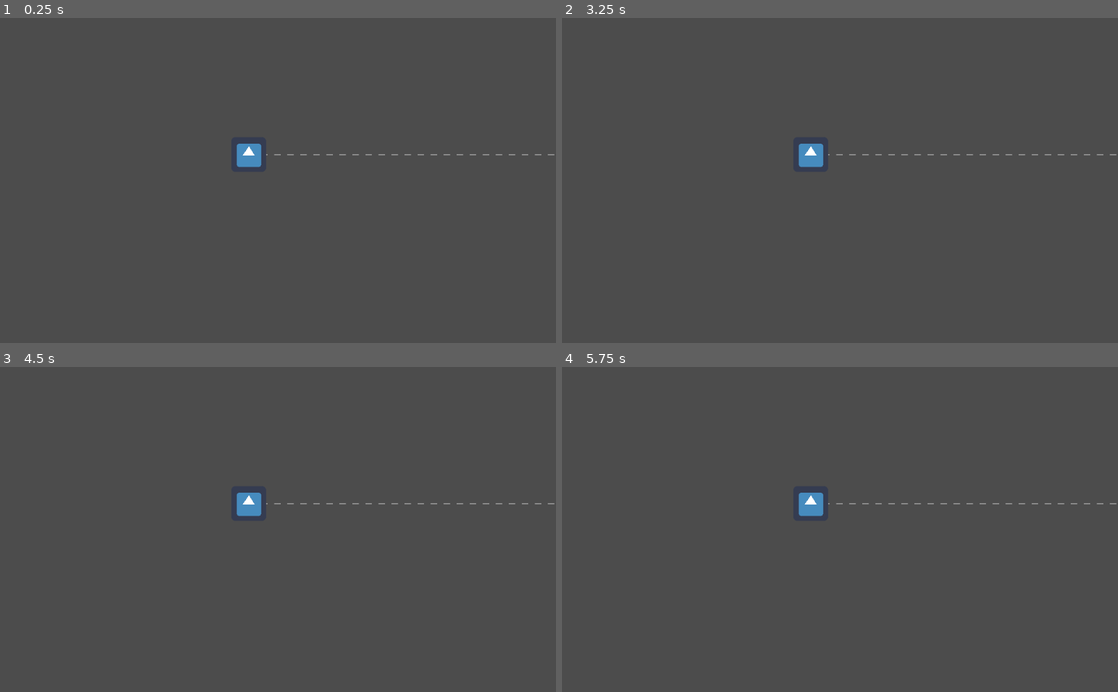
Above: before the commit, frames 1-4 (two rows, left to right).
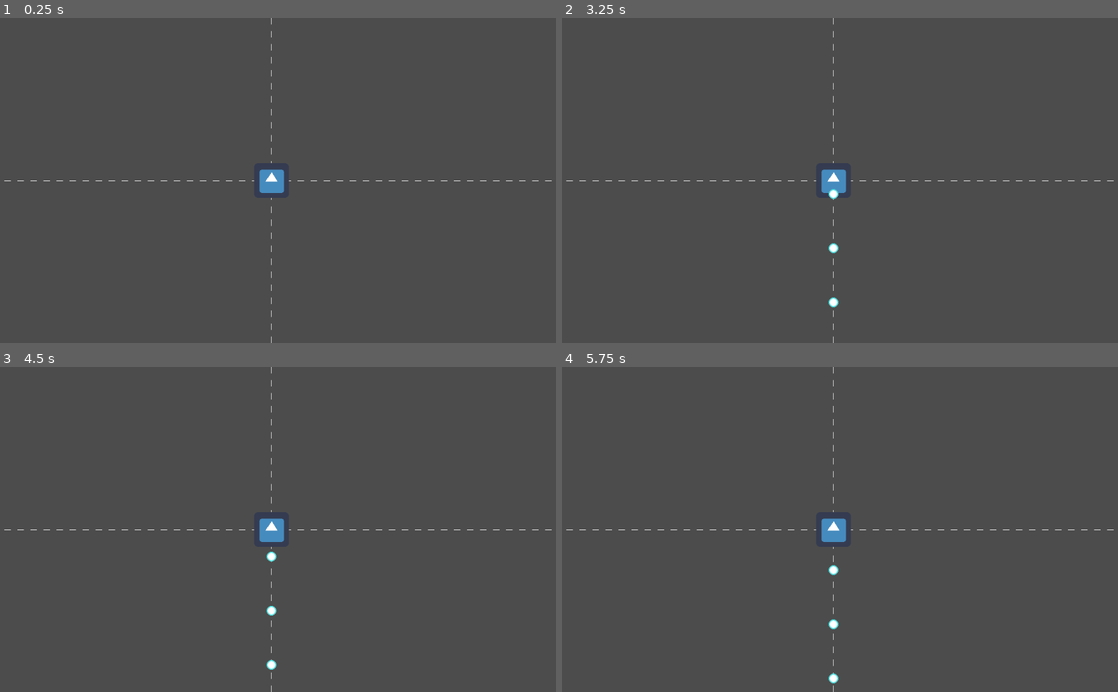
Above: after the commit, the same moments.

Repository: mcallistertyler/godot-2d-experiments
Game: Godot game, scene res://World.tscn
Two runs of this game, one before a commit and one after it. Both use one fixed random seed, a clock stepped at 60 frames per second and the inputs below. The project has no main scene, so this scene is started directly. The engine's default icon, where the game draws it, is replaced by a stand-in: a white triangle on a blue panel in a dark square.
Inputs:
- Up to frame 1 (0.25 s): no input
- Up to frame 2 (3.25 s): tap Enter at 0.5 s; tap Space at 2 s
- Up to frame 3 (4.5 s): no input
- Up to frame 4 (5.75 s): no input

The runs differ from the first frame. In frame 1, 0.9% of the frame differs, in the area x 0-100%, y 0-100%; in frame 2, 1.0%; in frame 3, 1.0%; in frame 4, 1.1%.

Commit message:
testing turn based combat idea

Diff:
--- /dev/null
+++ b/Bullet.gd
@@ -0,0 +1,21 @@
+extends Node2D
+
+export (String, "N", "S", "E", "W") var cardinal_direction = "N"
+export (float) var speed = 100.0
+var velocity = Vector2()
+
+func _process(delta):
+	if not get_node("VisibilityNotifier2D").is_on_screen():
+		queue_free()
+	match cardinal_direction:
+		"N":
+			position += transform.y * (speed * -1) * delta
+		"S":
+			position += transform.y * speed * delta
+		"E":
+			position += transform.x * speed * delta
+		"W":
+			position += transform.x * (speed * -1) * delta
+		_:
+			print("Received invalid direction, defaulting to North")
+			position += transform.y * (speed * -1) * delta
--- a/Bullet.tscn
+++ b/Bullet.tscn
@@ -1,16 +1,20 @@
-[gd_scene load_steps=3 format=2]
+[gd_scene load_steps=4 format=2]
 
 [ext_resource path="res://bullet.png" type="Texture" id=1]
+[ext_resource path="res://Bullet.gd" type="Script" id=2]
 
 [sub_resource type="RectangleShape2D" id=1]
 extents = Vector2( 9, 9 )
 
 [node name="Bullet" type="Node2D"]
+script = ExtResource( 2 )
 
-[node name="RigidBody2D" type="RigidBody2D" parent="."]
+[node name="Area2D" type="Area2D" parent="."]
 
-[node name="CollisionShape2D" type="CollisionShape2D" parent="RigidBody2D"]
+[node name="Sprite" type="Sprite" parent="Area2D"]
+texture = ExtResource( 1 )
+
+[node name="CollisionShape2D" type="CollisionShape2D" parent="Area2D"]
 shape = SubResource( 1 )
 
-[node name="Sprite" type="Sprite" parent="RigidBody2D"]
-texture = ExtResource( 1 )
+[node name="VisibilityNotifier2D" type="VisibilityNotifier2D" parent="."]
--- a/Enemy.gd
+++ b/Enemy.gd
@@ -1,29 +1,50 @@
 extends KinematicBody2D
 
+const projectile = preload("res://Bullet.tscn")
 
-# Declare member variables here. Examples:
-# var a = 2
-# var b = "text"
-const projectile = preload("res://Bullet.tscn")
 var test_counter = 0
+var test_counter2 = 0
+var valid_bullets = []
 
 func _draw():
-	var current_position = position
+	# this is bad...but temporary :)
 	var points_array = PoolVector2Array()
+	var points_array2 = PoolVector2Array()
+	var points_array3 = PoolVector2Array()
+	var points_array4 = PoolVector2Array()
 	var time_step = 0.02
 	var speed = 400
 	for i in range(128):
 		var time = i * time_step
 		var point = Vector2(time * 600, 0)
-		points_array.append(point)
+		points_array.append(Vector2(time * 600, 0))
+		points_array2.append(Vector2(0, time * 600))
+		points_array3.append(Vector2((time * 600) * -1, 0))
+		points_array4.append(Vector2(0, (time * 600) * -1))
 	draw_multiline(points_array, Color.whitesmoke, 15.0, false)
+	draw_multiline(points_array2, Color.whitesmoke, 15.0, false)
+	draw_multiline(points_array3, Color.whitesmoke, 15.0, false)
+	draw_multiline(points_array4, Color.whitesmoke, 15.0, false)
+
+func read_bullet_file():
+	var bullet_file = File.new()
+	bullet_file.open("res://enemy-test-bullet.json", File.READ)
+	var bullet_content = bullet_file.get_as_text()
+	bullet_file.close()
+	var p_bullet = JSON.parse(bullet_content).result
+	for bullet in p_bullet["bullet_pool"]:
+		print(bullet)
+
 
 # Called when the node enters the scene tree for the first time.
 func _ready():
 	update()
-	pass # Replace with function body.
-
+	read_bullet_file()
 
 # Called every frame. 'delta' is the elapsed time since the previous frame.
 func _process(delta):
-	print(get_tree())
+	test_counter += 1
+	if test_counter % 60 == 0:
+		var bullet = projectile.instance()
+		bullet.set("cardinal_direction", "S")
+		add_child(bullet)
--- a/World.tscn
+++ b/World.tscn
@@ -9,7 +9,7 @@
 [node name="World" type="Node2D"]
 
 [node name="Enemy" type="KinematicBody2D" parent="."]
-position = Vector2( 457.516, 252.285 )
+position = Vector2( 500, 300 )
 script = ExtResource( 2 )
 
 [node name="Sprite" type="Sprite" parent="Enemy"]
--- /dev/null
+++ b/enemy-test-bullet.json
@@ -0,0 +1,25 @@
+{
+"bullet_pool": [
+    {
+      "type": "regular",
+      "damage_modifier": 1.4,
+      "direction": "N",
+      "speed": 200,
+      "ttnb": 100
+    },
+    {
+        "type": "regular",
+        "damage_modifier": 1.4,
+        "direction": "S",
+        "speed": 200,
+        "ttnb": 150
+    },
+    {
+        "type": "regular",
+        "damage_modifier": 1.4,
+        "direction": "W",
+        "speed": 150,
+        "ttnb": 300
+    }
+  ]
+}
